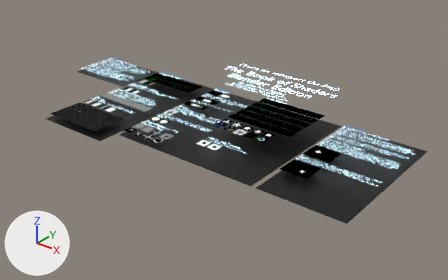
One commit to the Blender file thebookofshaders.blend: the scene before it, then after it.
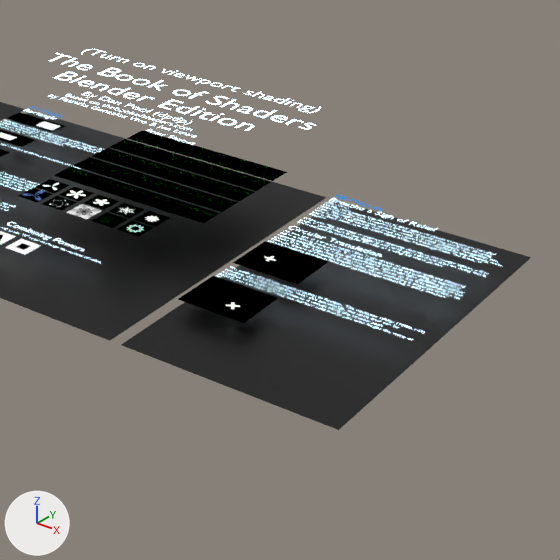
The first picture shows the older version from a 50 mm camera at (91.6, -82.0, 50.6) aimed at (19.3, 8.4, -5.5). The close-ups show both versions on the part from 46% to 98% of the width and 16% to 99% of the height of that picture; other places that the commit changed are outside them. The axes (+X, +Y, +Z) are drawn at lower left. The lights are the same throughout.
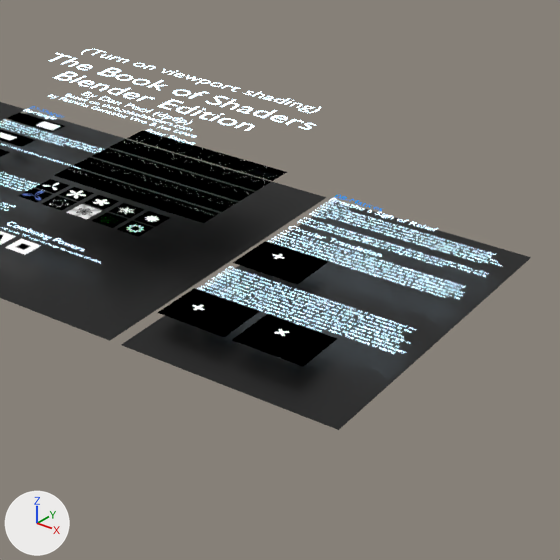
What changed in the scene script:
```text
Add mat_cross_002:
    mat_cross_002 = bpy.data.materials.new('Cross.002')
    # nodes: CombineXYZ, Emission, Group, Mapping, Math, OutputMaterial, TexCoord, Value
Add me_plane_061:
    me_plane_061.from_pydata(...)  # 4 vertices, 1 face; spans x -2.83..2.69, y -2.33..2.33, z 0.0
    me_plane_061.materials.append(mat_cross_002)
Change txt_text_033:
    txt_text_033.body: 'The math in this shader ouput rotation in Radians. The equation 180/pi (180/3.142)\nconverts this value to degrees. With this knowledge, the node tree can be\nmodified so that the cross rotates as it moves along the circular path.\nNOTE: you can type "pi" into any number field incase you ever forget the value of\nPI.' -> 'If you would rather see your cross changing orientation as it rotates around the \ninvisible center point, this is easily accomplished by adjusting the location in the\nMapping node then adjusting the rotation along the z axis. You may notice in \ndoing this that your cross rotates at a different rate than in the example above. \nThat is because as you adjust the "Path" value, you are in fact adjusting the angle in \nRadians, whereas adjusting the rotation value in the Mapping node is setting the \nrotation in degrees. The conversion factor to convert from radians to degrees is\n180/pi (180/3.142). The Combine XYZ node performs this conversion automatically\nwhen plugged into the Mapping node\'s rotation vector input. The result of adding \nthis conversion factor can be seen on the right below.'
Change ob_plane_050:
    ob_plane_050.location: (43.77, -1.32, 0.15) -> (43.77, -3.83, 0.15)
Add ob_plane_059:
    ob_plane_059 = bpy.data.objects.new('Plane.059', me_plane_061)
    ob_plane_059.location = (49.88, -3.83, 0.15)
```

Pixel boxes (x1, y1, x2, y2) of what changed, in the close-ups (560 x 560 px):
'Plane.050', moved: before (178, 276, 278, 323); after (158, 288, 260, 337)
'Plane.059', added: after (232, 314, 337, 366)
'Shaping Functions.033', text changed: before (215, 266, 425, 340); after (197, 266, 416, 354)
